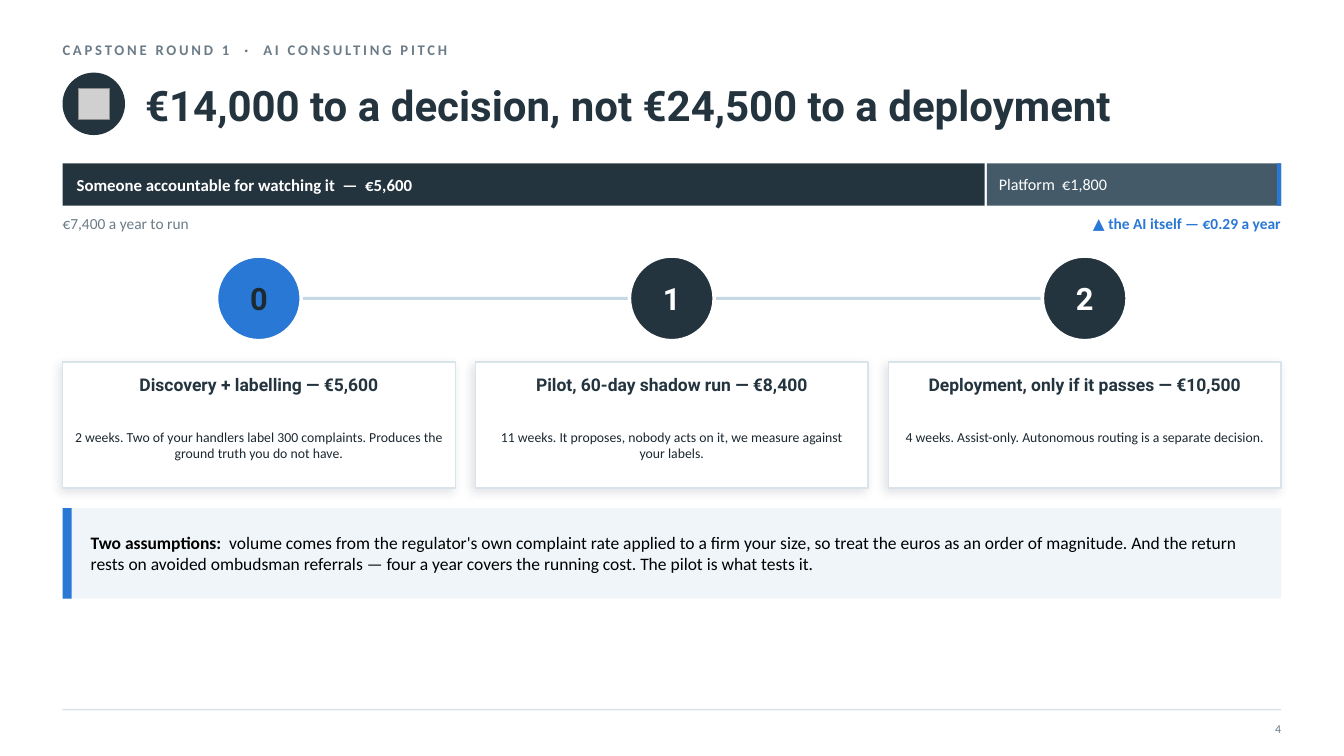
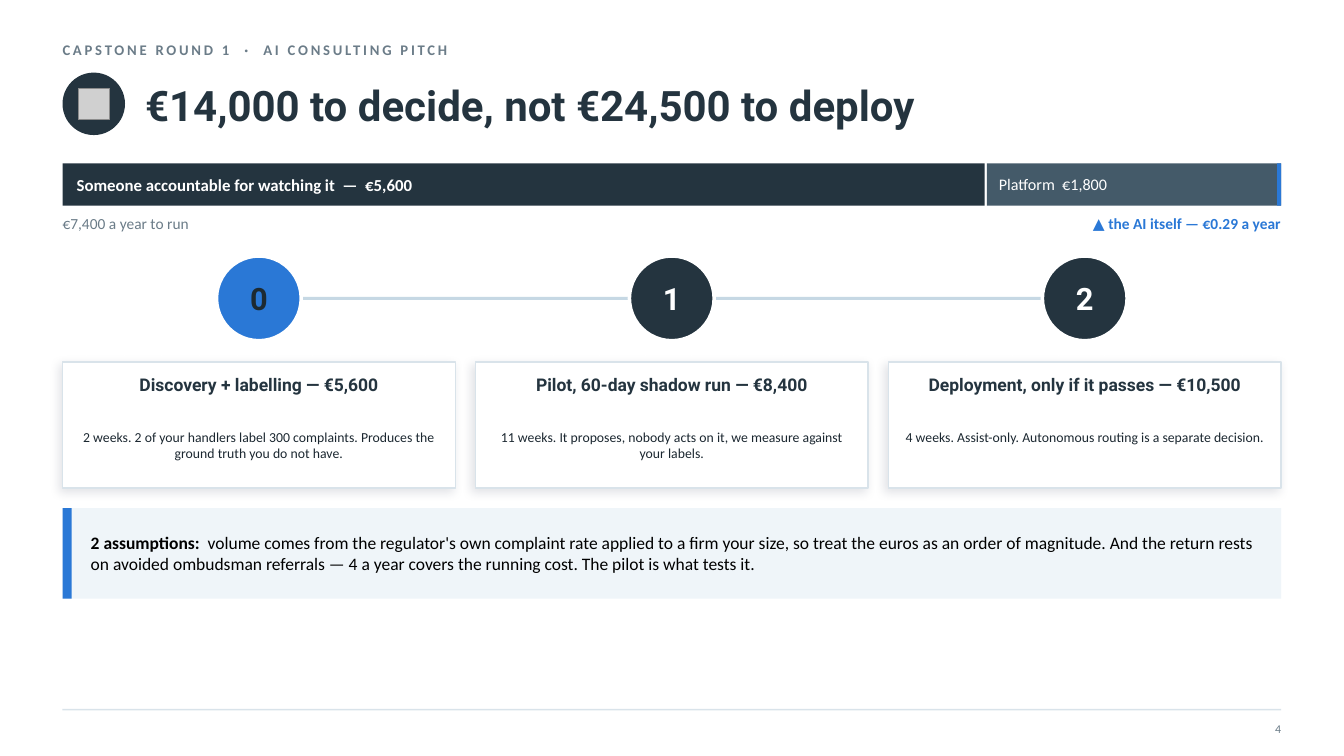
Before and after one commit to nyelugo/PROJECT-Capstone-AI-Consulting, a slide deck: slide 5 of presentation/round1_pitch.pptx. Drawn at 1344x756 pixels with LibreOffice and Linux fonts; fonts in the diff are those of the drawing; grey boxes stand for pictures. Boxes give left, top, right and bottom in pixels: in the first picture for what was removed or moved away, otherwise in the second. Text is boxed around its words. In the diff, an @@ line names an element or a change of style, - is before the commit and + after.

```diff
--- a/presentation/round1_pitch.pptx
+++ b/presentation/round1_pitch.pptx
@@ text at (145,89,915,130): text changed @@
-€14,000 to a decision, not €24,500 to a deployment
+€14,000 to decide, not €24,500 to deploy
@@ text at (83,432,435,461): text changed @@
-2 weeks. Two of your handlers label 300 complaints. Produces the ground truth you do not have.
+2 weeks. 2 of your handlers label 300 complaints. Produces the ground truth you do not have.
@@ text at (91,536,1253,573): text changed @@
-Two assumptions: volume comes from the regulator's own complaint rate applied to a firm your size, so treat the euros as an order of magnitude. And the return rests on avoided ombudsman referrals — four a year covers the running cost. The pilot is what tests it.
+2 assumptions: volume comes from the regulator's own complaint rate applied to a firm your size, so treat the euros as an order of magnitude. And the return rests on avoided ombudsman referrals — 4 a year covers the running cost. The pilot is what tests it.
```
Also in this commit, not shown: 12 other slides changed, 1 slide removed, 1 other file.
